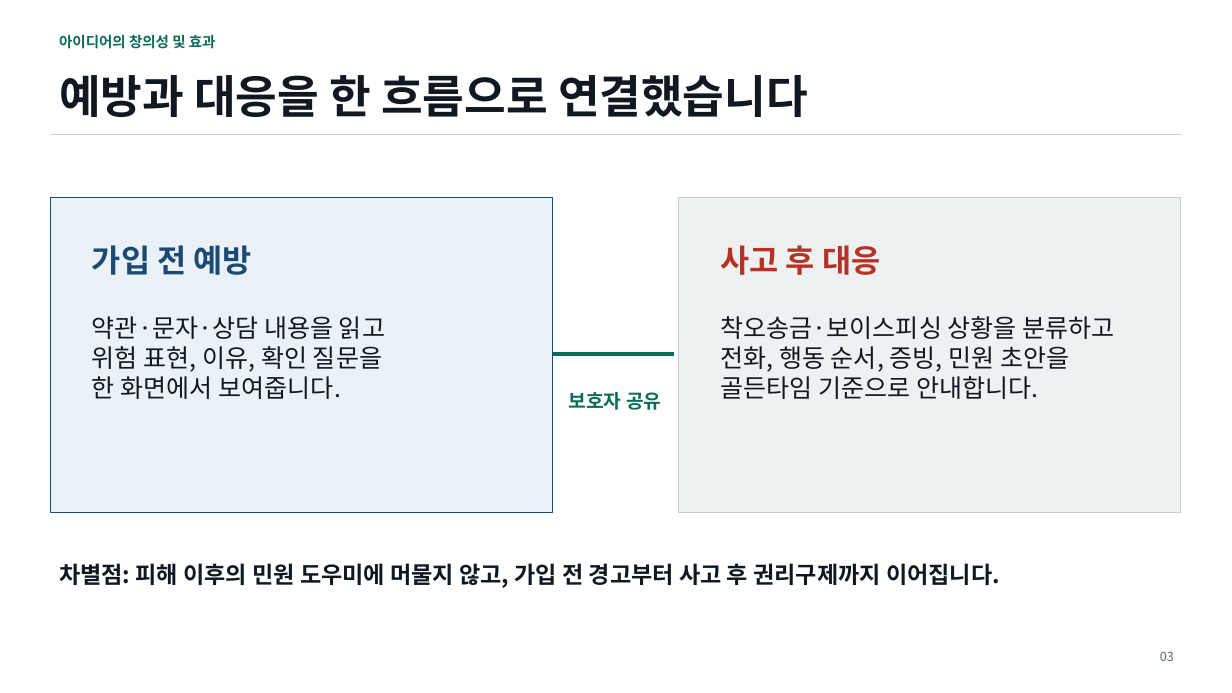
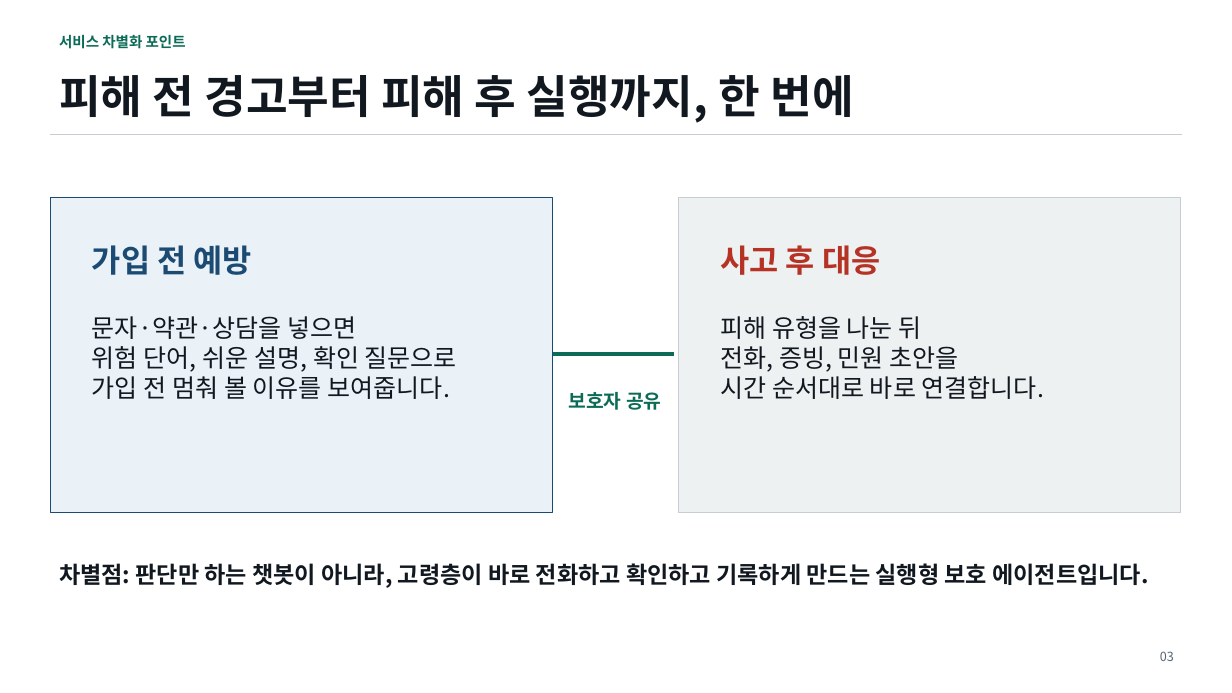
Before and after one commit to kkssyy1215/Silver_Finance_Guard_AI, a slide deck: slide 3 of deliverables/실버_금융가드_AI_기술설명서.pptx. Drawn at 1232x693 pixels with LibreOffice and Linux fonts; fonts in the diff are those of the drawing. Boxes give left, top, right and bottom in pixels: in the first picture for what was removed or moved away, otherwise in the second. Text is boxed around its words. In the diff, an @@ line names an element or a change of style, - is before the commit and + after.

```diff
--- a/deliverables/실버_금융가드_AI_기술설명서.pptx
+++ b/deliverables/실버_금융가드_AI_기술설명서.pptx
@@ text at [59, 34, 186, 49]: text changed @@
-아이디어의 창의성 및 효과
+서비스 차별화 포인트
@@ text at [59, 75, 854, 123]: text changed @@
-예방과 대응을 한 흐름으로 연결했습니다
+피해 전 경고부터 피해 후 실행까지, 한 번에
@@ text at [92, 316, 457, 399]: text changed @@
-약관·문자·상담 내용을 읽고
-위험 표현, 이유, 확인 질문을
-한 화면에서 보여줍니다.
+문자·약관·상담을 넣으면
+위험 단어, 쉬운 설명, 확인 질문으로
+가입 전 멈춰 볼 이유를 보여줍니다.
@@ text at [720, 316, 1045, 399]: text changed @@
-착오송금·보이스피싱 상황을 분류하고
-전화, 행동 순서, 증빙, 민원 초안을
-골든타임 기준으로 안내합니다.
+피해 유형을 나눈 뒤
+전화, 증빙, 민원 초안을
+시간 순서대로 바로 연결합니다.
@@ text at [59, 563, 1148, 588]: text changed @@
-차별점: 피해 이후의 민원 도우미에 머물지 않고, 가입 전 경고부터 사고 후 권리구제까지 이어집니다.
+차별점: 판단만 하는 챗봇이 아니라, 고령층이 바로 전화하고 확인하고 기록하게 만드는 실행형 보호 에이전트입니다.
```
Also in this commit, not shown: 9 other slides changed, 35 other files.
